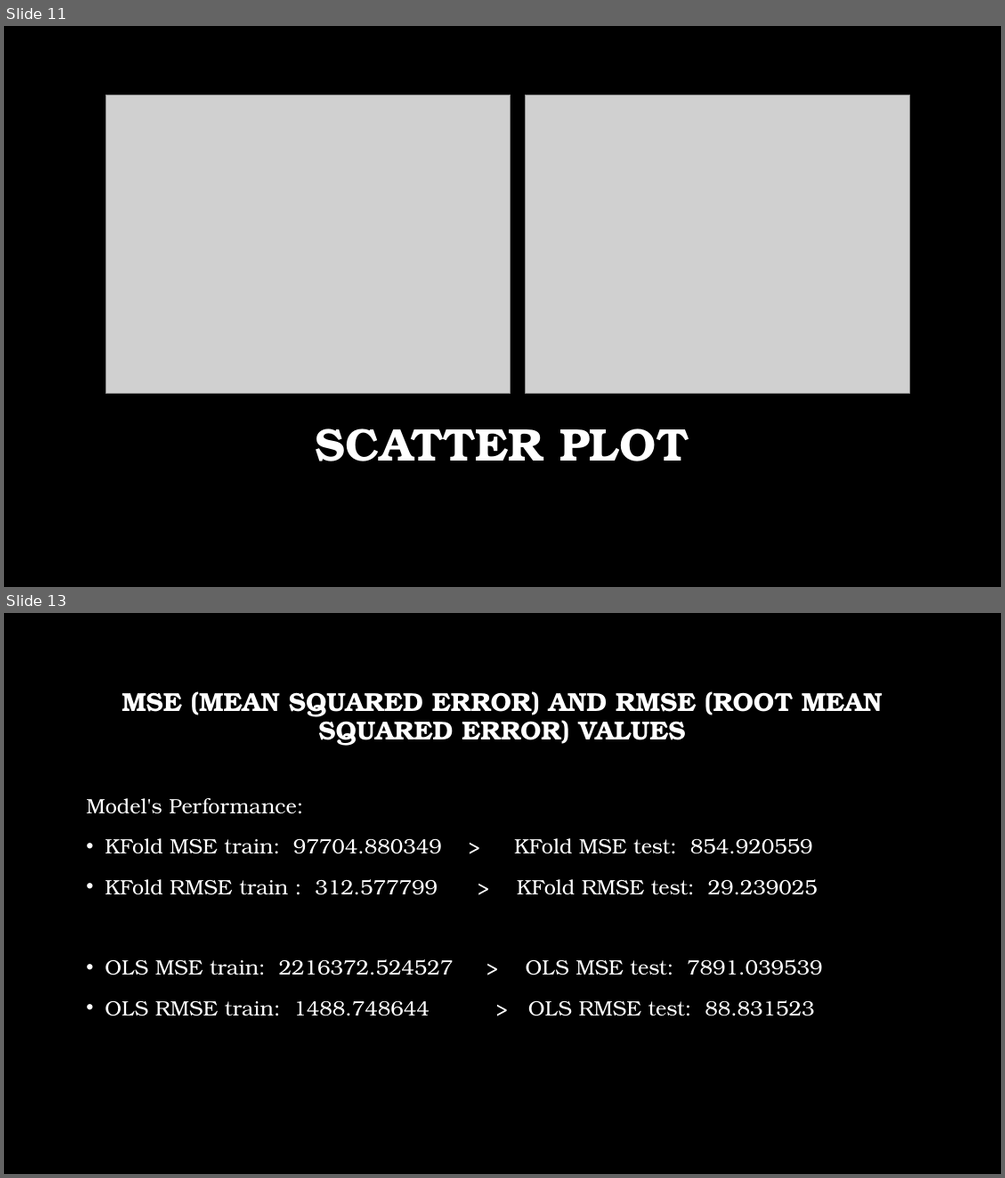
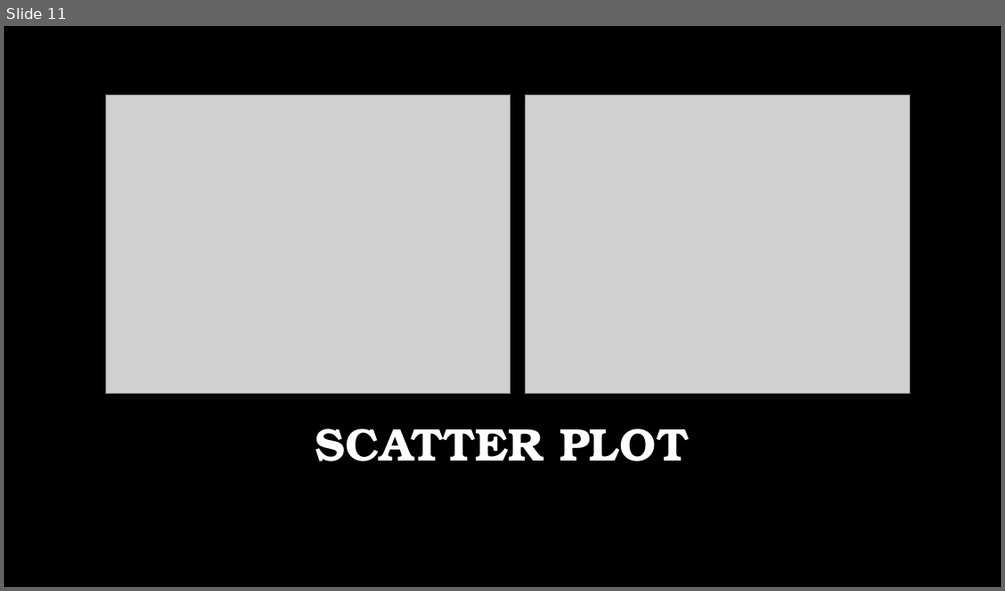
Before and after one commit to Pradhi99/ProjectEV, a slide deck: Electric Vehicles ppt Fall 2024.pptx. Shown one above the other, each under a label of ours: slides 11 and 13 before the commit, slide 11 after it; the slides between them are not shown. The pictures are 1005x1178 and 1005x591 pixels, drawn with LibreOffice and Linux fonts; fonts in the diff are those of the drawing; grey boxes stand for pictures; background and template pictures are left out. Boxes give left, top, right and bottom in pixels: in the first picture for what was removed or moved away, otherwise in the second. Text is boxed around its words. In the diff, an @@ line names an element or a change of style, - is before the commit and + after.

```diff
--- a/Electric Vehicles ppt Fall 2024.pptx
+++ b/Electric Vehicles ppt Fall 2024.pptx
@@ slide 13 removed at box(4, 613, 1001, 1174), background picture (left out) @@
@@ title removed at box(121, 691, 882, 746) @@
-MSE (MEAN SQUARED ERROR) AND RMSE (ROOT MEAN SQUARED ERROR) VALUES
@@ text removed at box(86, 798, 822, 1016) @@
-Model's Performance:
-• KFold MSE train: 97704.880349 > KFold MSE test: 854.920559
-• KFold RMSE train : 312.577799 > KFold RMSE test: 29.239025
-• OLS MSE train: 2216372.524527 > OLS MSE test: 7891.039539
-• OLS RMSE train: 1488.748644 > OLS RMSE test: 88.831523
```
Also in this commit, not shown: 4 slides changed, 1 other slide removed.
